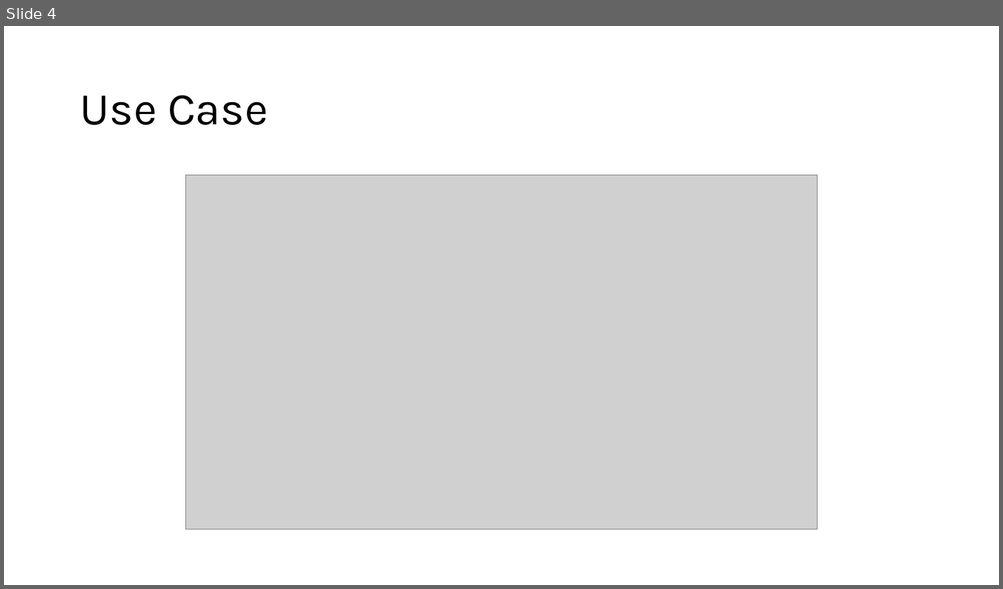
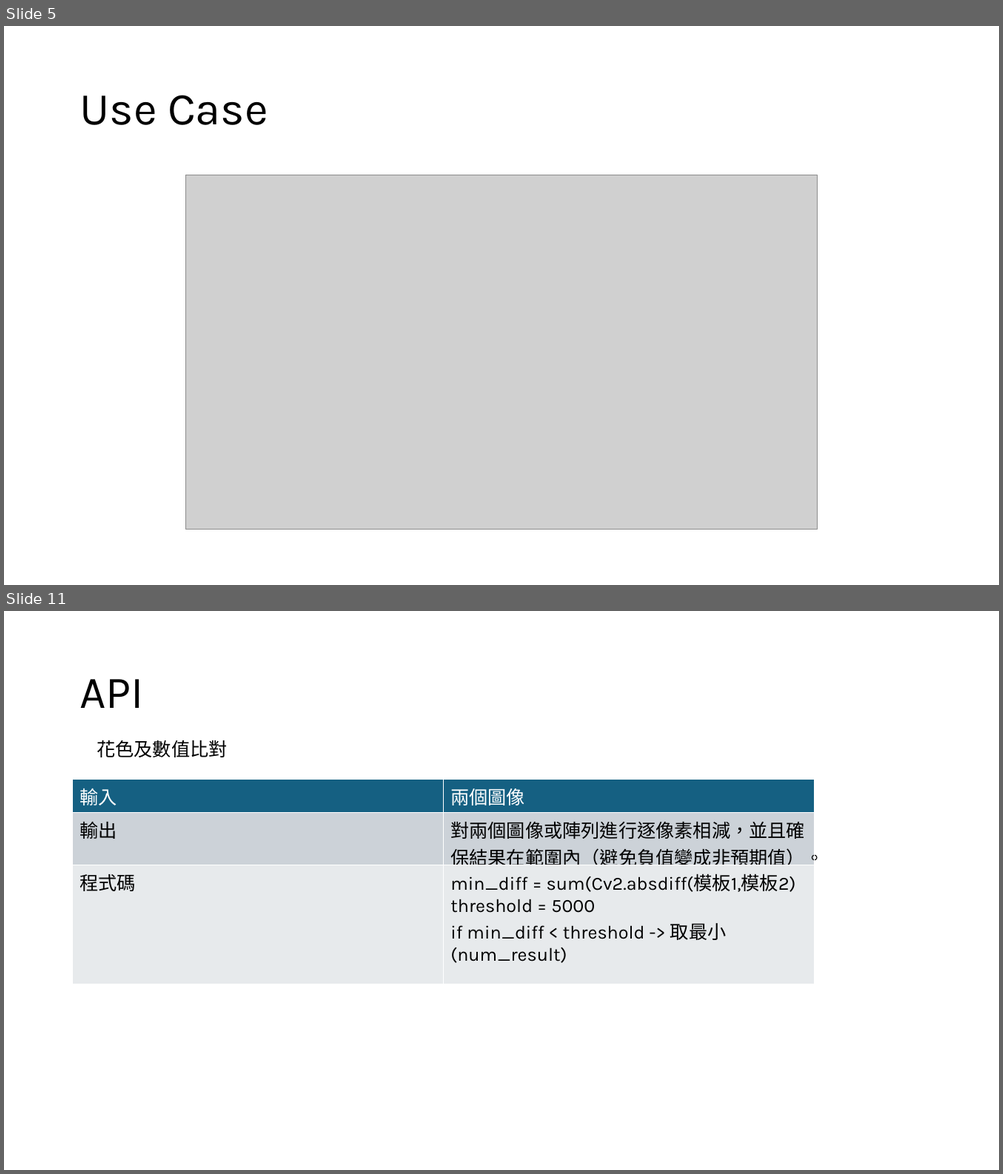
Before and after one commit to kennygnw/poker_detection_endterm, a slide deck: poker.pptx. Shown one above the other, each under a label of ours: slide 4 before the commit, slides 5 and 11 after it; the slides between them are not shown. The pictures are 1003x589 and 1003x1174 pixels, drawn with LibreOffice and Linux fonts; fonts in the diff are those of the drawing; grey boxes stand for pictures. Boxes give left, top, right and bottom in pixels: in the first picture for what was removed or moved away, otherwise in the second. Text is boxed around its words. In the diff, an @@ line names an element or a change of style, - is before the commit and + after.

```diff
--- a/poker.pptx
+++ b/poker.pptx
@@ slide 11 added at [4,611,999,1170], background #FFFFFF @@
@@ title added at [79,679,144,708], 44 pt, text #000000 @@
+API
@@ text added at [96,740,227,758], 18 pt, text #000000 @@
+花色及數值比對
@@ table added at [73,779,814,966], 3 rows, 2 columns @@
+輸入 | 兩個圖像
+輸出 | 對兩個圖像或陣列進行逐像素相減，並且確保結果在範圍內（避免負值變成非預期值）。
+程式碼 | min_diff = sum(Cv2.absdiff(模板1,模板2) / threshold = 5000 / if min_diff < threshold -> 取最小(num_result)
@@ what was slide 4 is now slide 5 @@
```
Also in this commit, not shown: 1 slide changed, 6 other slides added, 1 other file.
